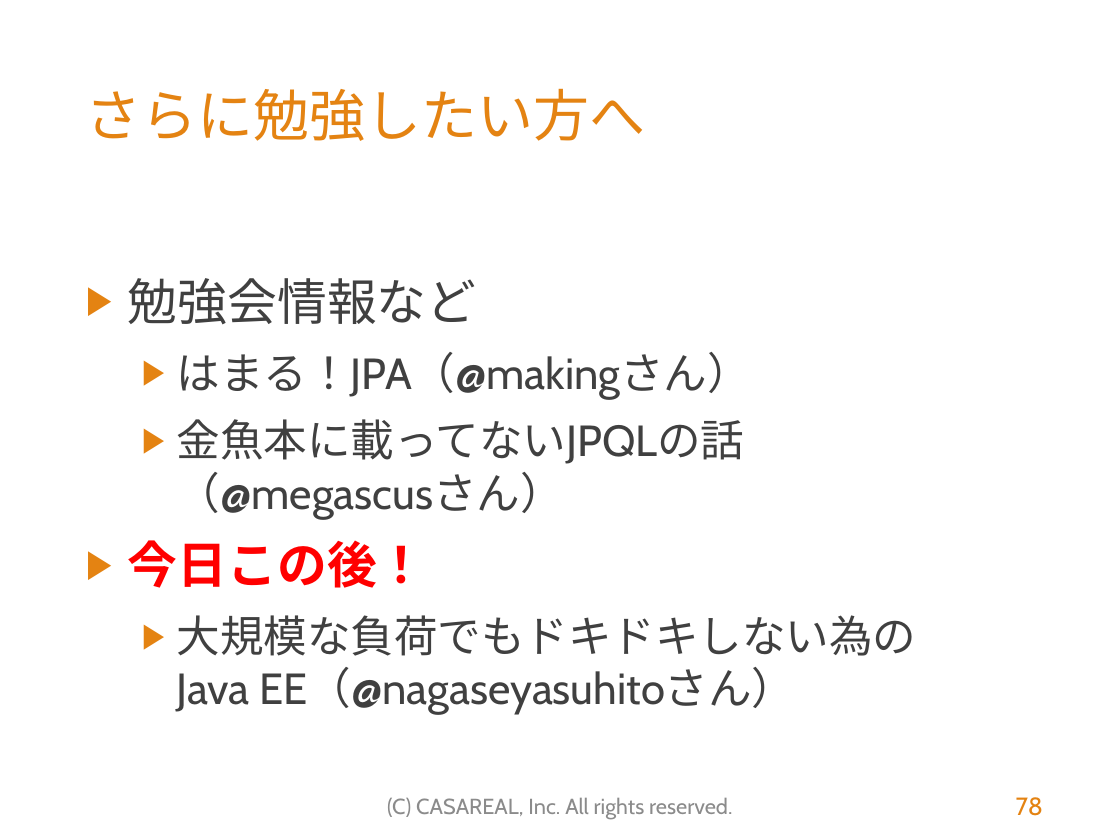
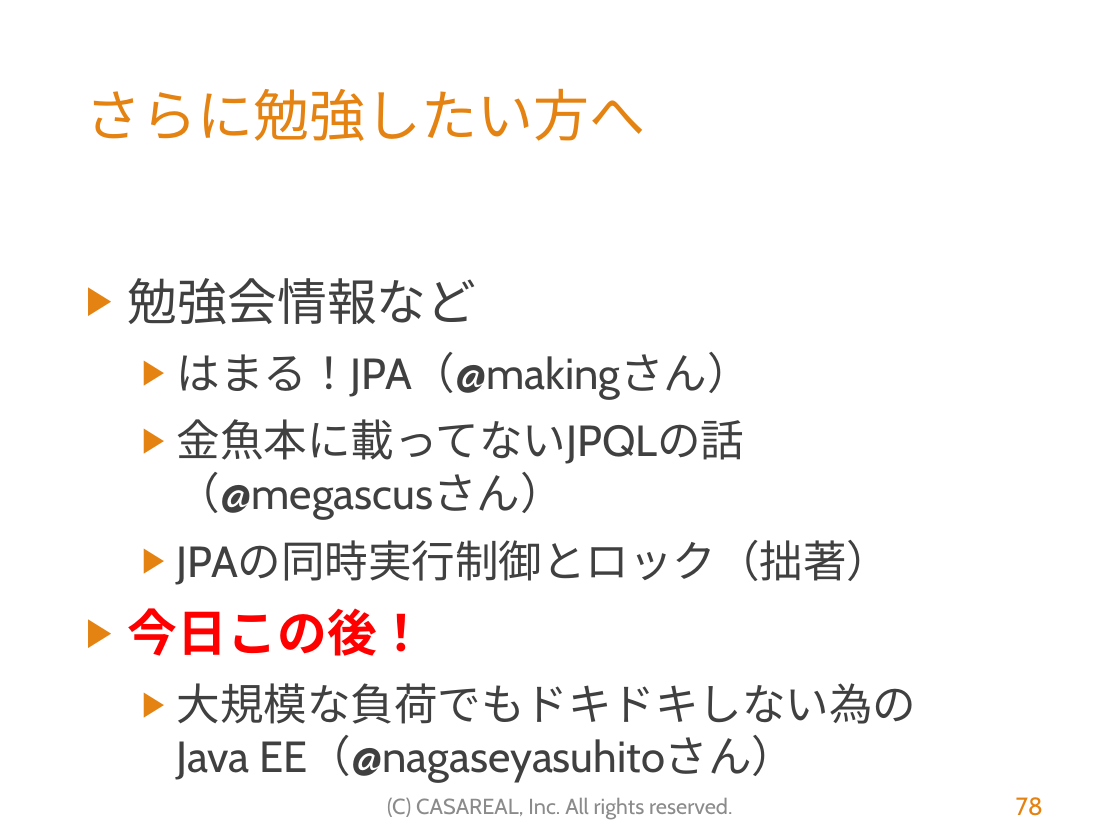
Before and after one commit to MasatoshiTada/hamaru-jpa-light, a slide deck: slide 78 of src/main/resources/はまる！JPA（初学者向けライト版）.pptx. Drawn at 1120x840 pixels with LibreOffice and Linux fonts; fonts in the diff are those of the drawing; background and template pictures are left out. Boxes give left, top, right and bottom in pixels: in the first picture for what was removed or moved away, otherwise in the second. Text is boxed around its words. In the diff, an @@ line names an element or a change of style, - is before the commit and + after.

```diff
--- a/src/main/resources/はまる！JPA（初学者向けライト版）.pptx
+++ b/src/main/resources/はまる！JPA（初学者向けライト版）.pptx
@@ text at [177,540,890,585]: paragraph added @@
+  ▶ JPAの同時実行制御とロック（拙著）
```
Also in this commit, not shown: 2 other slides changed.
